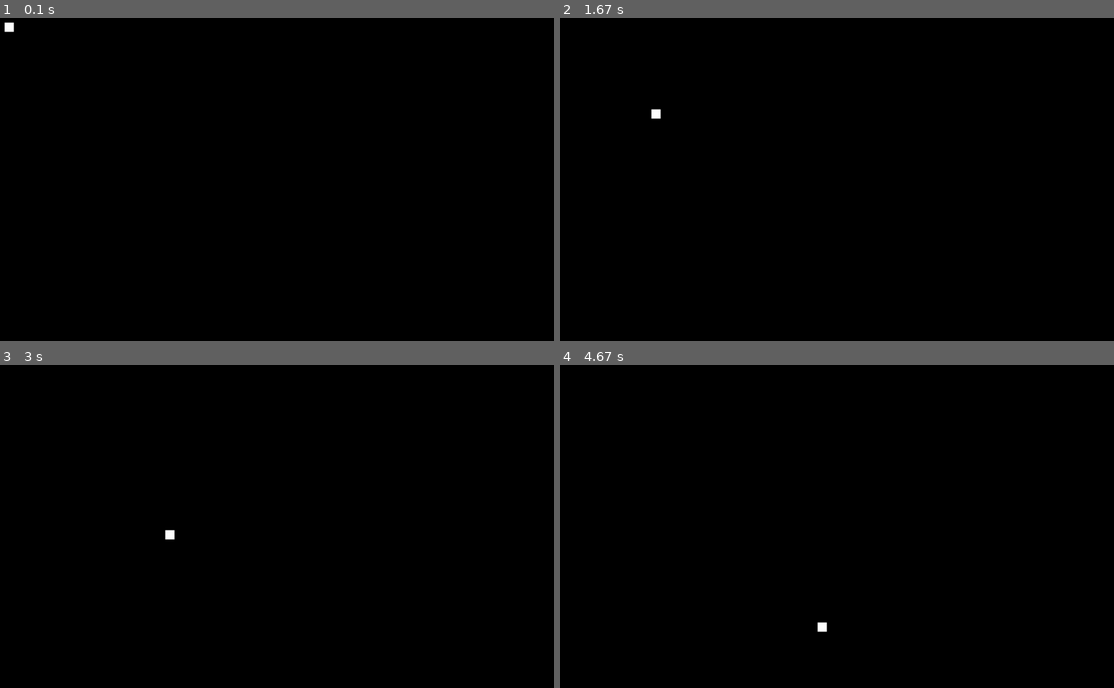
Above: before the commit, frames 1-4 (two rows, left to right).
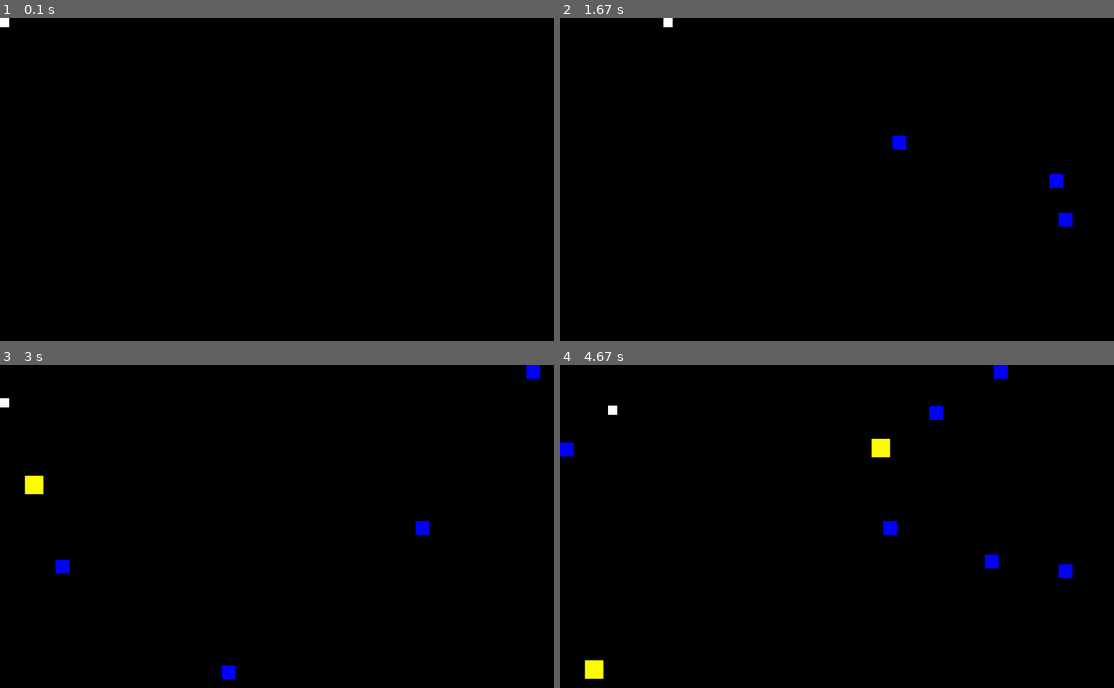
Above: after the commit, the same moments.

Repository: teslmik/pygame
Game: pygame game, started from main.py
Two runs of this game, one before a commit and one after it. Both use one fixed random seed, a clock stepped at 60 frames per second and the inputs below.
Inputs:
- Up to frame 1 (0.1 s): no input
- Up to frame 2 (1.67 s): hold Right 0.33-0.8 s; hold Up 0.83-1.13 s; hold Right 1.17-1.63 s
- Up to frame 3 (3 s): hold Left 1.67-2.2 s; hold Down 2.23-2.53 s; hold Left 2.57-2.97 s
- Up to frame 4 (4.67 s): hold Up 3-3.37 s; hold Right 3.4-4.03 s; hold Down 4.07-4.43 s; hold Left from 4.47 s (still down)

The runs differ from the first frame. In frame 1, less than 0.1% of the frame differs, in the area x 0-3%, y 0-5%; in frame 2, 0.4%; in frame 3, 0.7%; in frame 4, 1.2%, in the area x 0-93%, y 0-98%.

Commit message:
add enemies and bonuses

Diff:
--- a/main.py
+++ b/main.py
@@ -1,5 +1,6 @@
+import random
 import pygame
-from pygame.constants import QUIT
+from pygame.constants import QUIT, K_DOWN, K_UP, K_LEFT, K_RIGHT
 
 pygame.init()
 
@@ -7,7 +8,9 @@
 HEIGHT = 700
 WIDTH = 1200
 COLOR_WHITE = (255, 255, 255)
-COLOR_BlACK = (0, 0, 0)
+COLOR_BLACK = (0, 0, 0)
+COLOR_BLUE = (0, 0, 255)
+COLOR_YELLOW = (255, 255, 0)
 
 main_display = pygame.display.set_mode((WIDTH, HEIGHT))
 
@@ -15,7 +18,35 @@
 player = pygame.Surface(player_size)
 player.fill(COLOR_WHITE)
 player_rect = player.get_rect()
-player_speed = [1, 1]
+player_move_down = [0, 2]
+player_move_up = [0, -2]
+player_move_left = [-2, 0]
+player_move_right = [2, 0]
+
+def create_enemy():
+    enemy_size = (30, 30)
+    enemy = pygame.Surface(enemy_size)
+    enemy.fill(COLOR_BLUE)
+    enemy_rect = pygame.Rect(WIDTH, random.randint(0, HEIGHT - 30), *enemy_size)
+    enemy_move = [random.randint(-6, -1), 0]
+    return [enemy, enemy_rect, enemy_move]
+
+CREATE_ENEMY = pygame.USEREVENT + 1
+pygame.time.set_timer(CREATE_ENEMY, 500)
+
+def create_bonus():
+    bonus_size = (40, 40)
+    bonus = pygame.Surface(bonus_size)
+    bonus.fill(COLOR_YELLOW)
+    bonus_rect = pygame.Rect(random.randint(0, WIDTH - 40), 0, *bonus_size)
+    bonus_move = [0, random.randint(1, 3)]
+    return [bonus, bonus_rect, bonus_move]
+
+CREATE_BONUS = CREATE_ENEMY + 1
+pygame.time.set_timer(CREATE_BONUS, 2000)
+
+enemies = []
+bonuses = []
 
 playing = True
 
@@ -25,16 +56,38 @@
     for event in pygame.event.get():
         if event.type == QUIT:
             playing = False
+        if event.type == CREATE_ENEMY:
+            enemies.append(create_enemy())
+        if event.type == CREATE_BONUS:
+            bonuses.append(create_bonus())
 
-    main_display.fill(COLOR_BlACK)
+    main_display.fill(COLOR_BLACK)
 
-    if player_rect.bottom >= HEIGHT or player_rect.top < 0:
-        player_speed[1] = -player_speed[1]
-    if player_rect.right >= WIDTH or player_rect.left < 0:
-        player_speed[0] = -player_speed[0]
+    keys = pygame.key.get_pressed()
+
+    if keys[K_DOWN] and player_rect.bottom < HEIGHT:
+        player_rect = player_rect.move(player_move_down)
+    if keys[K_UP] and player_rect.top > 0:
+        player_rect = player_rect.move(player_move_up)
+    if keys[K_LEFT] and player_rect.left > 0:
+        player_rect = player_rect.move(player_move_left)
+    if keys[K_RIGHT] and player_rect.right < WIDTH:
+        player_rect = player_rect.move(player_move_right)
+
+    for enemy in enemies:
+        enemy[1] = enemy[1].move(enemy[2])
+        main_display.blit(enemy[0], enemy[1])
+    for bonus in bonuses:
+        bonus[1] = bonus[1].move(bonus[2])
+        main_display.blit(bonus[0], bonus[1])
 
     main_display.blit(player, player_rect)
 
-    player_rect = player_rect.move(player_speed)
+    pygame.display.flip()
 
-    pygame.display.flip()
+    for enemy in enemies:
+        if enemy[1].left < 0:
+            enemies.pop(enemies.index(enemy))
+    for bonus in bonuses:
+        if bonus[1].top > HEIGHT:
+            bonuses.pop(bonuses.index(bonus))
--- a/main1.py
+++ /dev/null
@@ -1,71 +0,0 @@
-import pygame
-import random
-
-pygame.init()
-
-HEIGHT = 800
-WIDTH = 1200
-COLOR_WHITE = (255, 255, 255)
-COLOR_BlACK = (0, 0, 0)
-COLOR_BLUE = (0, 0, 255)
-
-main_display = pygame.display.set_mode((WIDTH, HEIGHT))
-surf = pygame.Surface((150, 150))
-playing = True
-
-while playing:
-    for event in pygame.event.get():
-        if event.type == pygame.QUIT:
-            playing = False
-
-player_size = (20, 20)
-player = pygame.Surface(player_size)
-player.fill(COLOR_WHITE)
-player_rect = player.get_rect()
-main_display.blit(player, player_rect)
-
-pygame.display.flip()
-
-player_speed = [1, 1]
-player_rect = player_rect.move(player_speed)
-main_display.fill(COLOR_BlACK)
-
-FPS = pygame.time.Clock()
-FPS.tick(120)
-
-if player_rect.bottom >= HEIGHT:
-    player_speed = random.choice(([1, -1], [-1, -1]))
-if player_rect.right >= WIDTH:
-    player_speed = random.choice(([-1, 1], [1, 1]))
-
-keys = pygame.key.get_pressed()
-
-from pygame.constants import QUIT, K_DOWN, K_UP, K_LEFT, K_RIGHT
-
-if keys[K_LEFT]:
-    print('Натиснута клавіша вліво')
-
-player_move_down = [0, 1]
-
-if keys[K_DOWN] and player_rect.bottom < HEIGHT:
-    player_rect = player_rect.move(player_move_down)
-
-def create_enemy():
-
-    enemy_size = (30, 30)
-    enemy = pygame.Surface(enemy_size)
-    enemy.fill(COLOR_BLUE)
-    enemy_rect = pygame.Rect(WIDTH, 100, *enemy_size)
-    enemy_move = [-1, 0]
-
-    return [enemy, enemy_rect, enemy_move]
-
-CREATE_ENEMY = pygame.USEREVENT + 1
-pygame.time.set_timer(CREATE_ENEMY, 1500)
-
-enemies = []
-for event in pygame.event.get():
-    if event.type == QUIT:
-        playing = False
-    if event.type == CREATE_ENEMY:
-        enemies.append(create_enemy())
